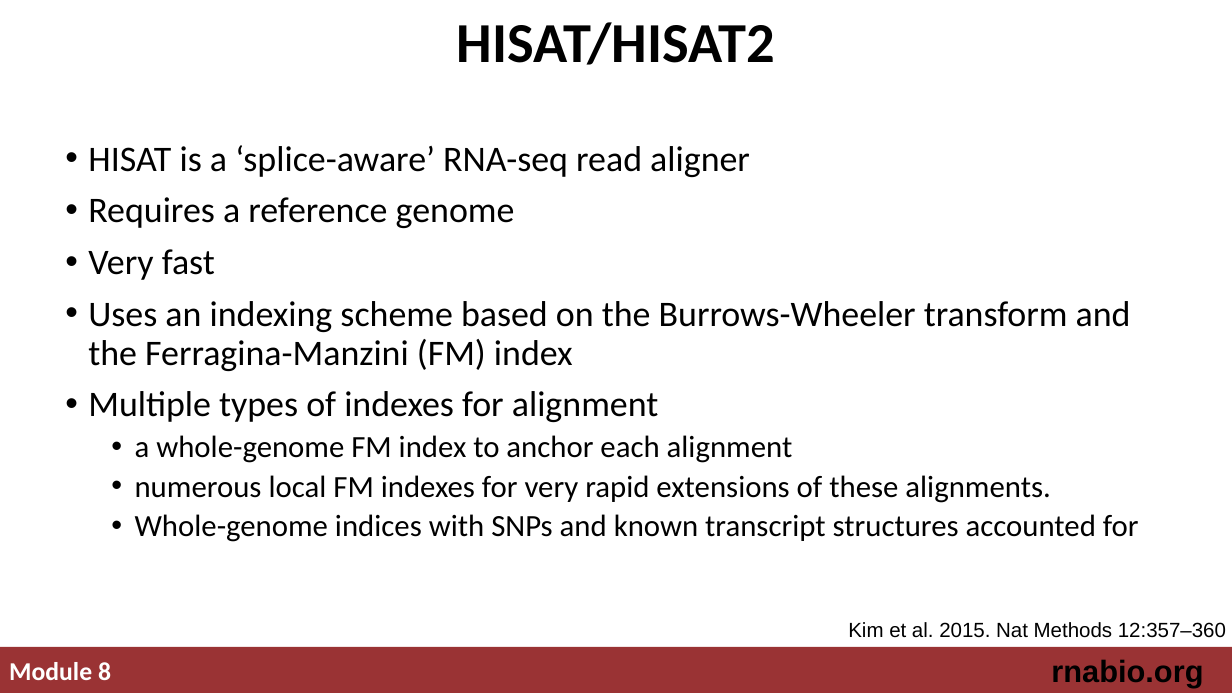
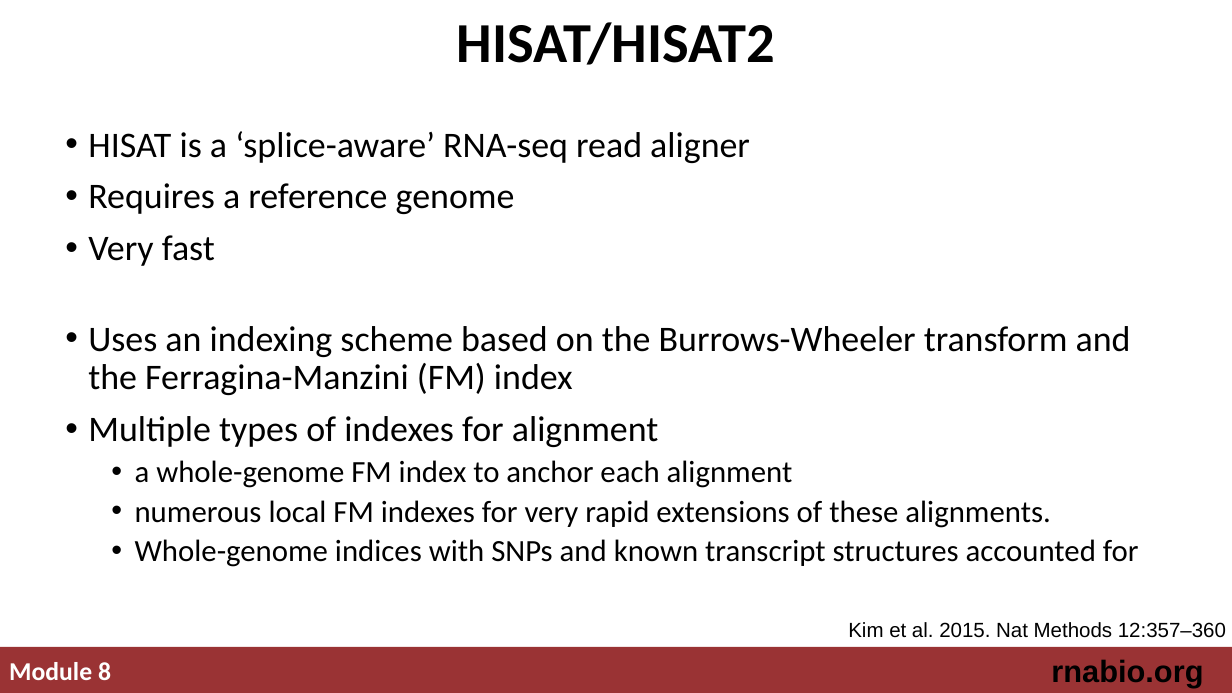
Before and after one commit to griffithlab/rnabio.org, a slide deck: slide 8 of assets/lectures/cbw-cshl/2019/mini/RNASeq_MiniLecture_08_01_Alignment.pptx. Drawn at 1232x693 pixels with LibreOffice and Linux fonts; fonts in the diff are those of the drawing. Boxes give left, top, right and bottom in pixels: in the first picture for what was removed or moved away, otherwise in the second. Text is boxed around its words. In the diff, an @@ line names an element or a change of style, - is before the commit and + after.

```diff
--- a/assets/lectures/cbw-cshl/2019/mini/RNASeq_MiniLecture_08_01_Alignment.pptx
+++ b/assets/lectures/cbw-cshl/2019/mini/RNASeq_MiniLecture_08_01_Alignment.pptx
@@ text "HISAT is a ‘splice-aware’ RNA-seq ..." rewrapped from [88,145,1139,542] to [88,131,1139,567] @@
```
Also in this commit, not shown: 5 other slides changed, 4 other files.
